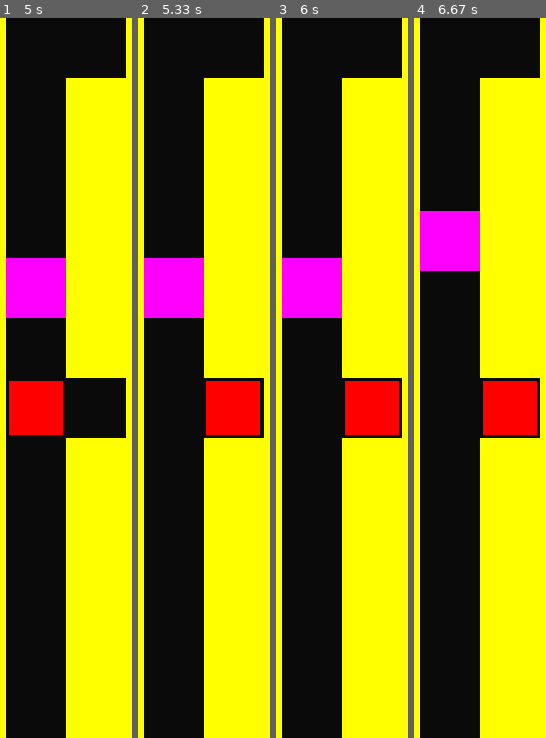
Above: before the commit, frames 1-4 (left to right).
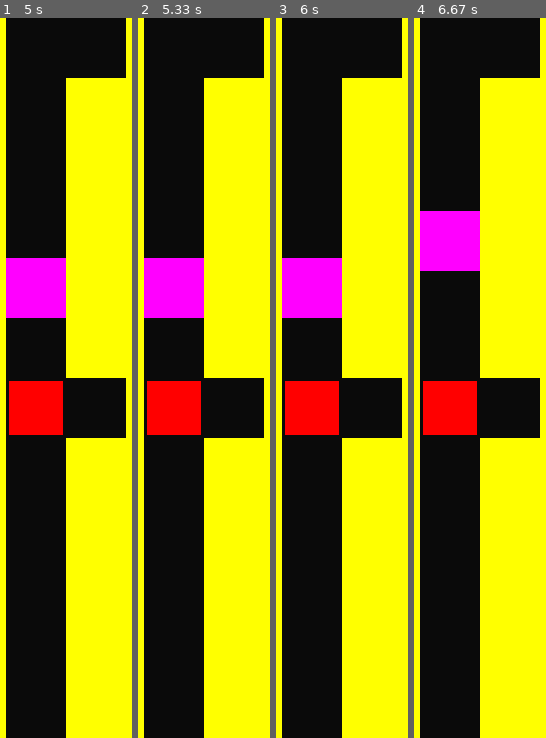
Above: after the commit, the same moments.

Repository: WingedSeal/mazegame
Game: pygame game, started from src/main.py
The game is run twice, just before and just after one commit, with the same random seed, the same clock (stepped at 60 frames per second) and the same inputs.
Inputs:
- Up to frame 1 (5 s): tap Enter every 0.33 s from 3.33 to 4.67 s
- Up to frame 2 (5.33 s): tap Enter at 5 s
- Up to frame 3 (6 s): tap Enter at 5.33, 5.67 s
- Up to frame 4 (6.67 s): tap Enter at 6, 6.33 s

Frame 1 is identical in both runs. In frame 2, 6.1% of the frame differs, in the area x 6-93%, y 50-58%; in frame 3, 6.1%; in frame 4, 6.1%.

Commit message:
feat: allow enemy to run into player

Diff:
--- a/src/main.py
+++ b/src/main.py
@@ -13,6 +13,7 @@
         else:
             move(UP)
             count += 1
+    return
     move(RIGHT)
     while get_tile(LEFT) != ENEMY:
         move(HALT)
--- a/src/mazegame/map.py
+++ b/src/mazegame/map.py
@@ -153,7 +153,7 @@
         return f"{self.color} {self.__class__.__name__} at {self.pos}"
 
 
-class Player(Tile):
+class Player(TouchableTile):
     index: int
 
     def init(self, pos: tuple[int, int], tile_size: int) -> None:
@@ -168,6 +168,10 @@
         return self._pos_to_pixel(
             pos, padding=(int(self.tile_size * 0.05), int(self.tile_size * 0.05))
         )
+
+    def interact(self, other_tile: Tile) -> None:
+        if isinstance(other_tile, Enemy):
+            raise NotImplementedError("You died, enemy ran into you")
 
 
 class Door(Tile):
